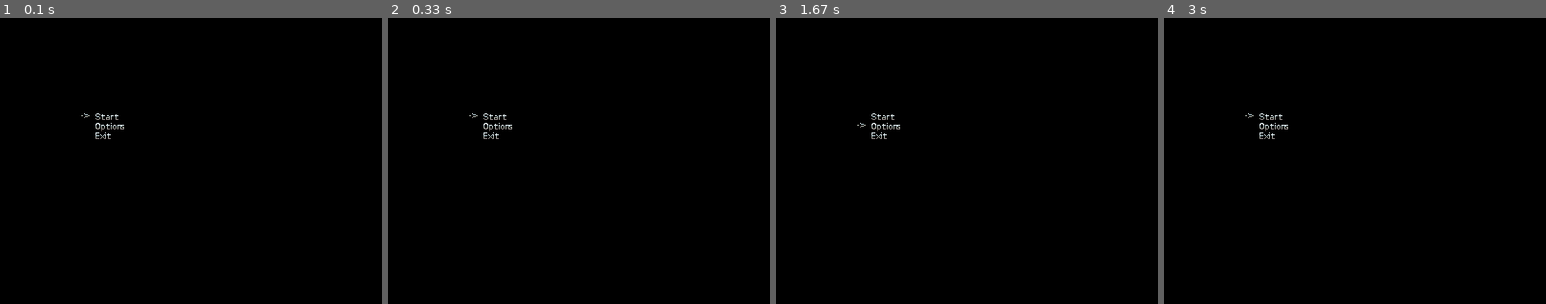
Above: before the commit, frames 1-4 (left to right).
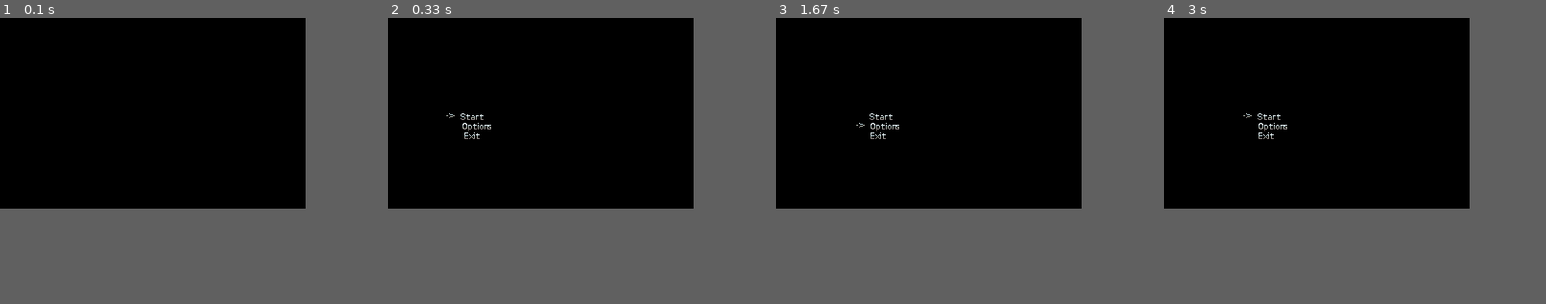
Above: after the commit, the same moments.

Repository: mosterann/pygame-the-game
Game: pygame game, started from src/main.py
The game is run twice, just before and just after one commit, with the same random seed, the same clock (stepped at 60 frames per second) and the same inputs.
Inputs:
- Up to frame 1 (0.1 s): no input
- Up to frame 2 (0.33 s): no input
- Up to frame 3 (1.67 s): hold Right 0.33-0.8 s; hold Up 0.83-1.13 s; hold Right 1.17-1.63 s
- Up to frame 4 (3 s): hold Left 1.67-2.2 s; hold Down 2.23-2.53 s; hold Left 2.57-2.97 s
The pictures show only the part of the screen within x 0-50%, y 0-50%; the shares and areas given below are measured in that part.
In our replay, the window is 800x600 before the commit and 320x200 after it. These sizes can differ from the game's own. Grey fills any space a smaller window leaves; there, only what the larger window draws over its background counts as a difference.

The runs differ from the first frame. In frame 1, 0.2% of the frame differs, in the area x 21-33%, y 33-43%; in frame 2, 0.3%, in the area x 15-33%, y 33-43%; in frame 3, 0.2%; in frame 4, 0.2%.

Commit message:
more work on menu

Diff:
--- a/src/GameEngine.py
+++ b/src/GameEngine.py
@@ -13,8 +13,8 @@
 
     pygame.init()
     running = True
-    screen_height = 600
-    screen_width = 800
+    screen_height = 200
+    screen_width = 320
     background_colour = [0,0,0]
 
     menu = StartMenu()
--- a/src/Menu.py
+++ b/src/Menu.py
@@ -12,6 +12,8 @@
     selectedbutton = 0
     cursor = Cursor("images/arrow.png",100,0,100,100)
     introani = True
+    clock = pygame.time.Clock()
+    offset= 300
 
     def handle_keyevents(self, event):
         if(event.type == pygame.KEYDOWN):
@@ -26,6 +28,17 @@
 
     def update(self):
         # TODO
+        self.clock.tick(30) #Fps limiter
+
+        if self.introani:
+            for button in self.button_list:
+                button.set_x_pos(100 - self.offset)
+                self.offset = self.offset * 0.9
+
+            if self.offset < 1:
+                self.introani = False
+                print ("done")
+
         if self.selectedbutton >= len(self.button_list):
             self.selectedbutton = 0
         elif self.selectedbutton < 0:
--- a/src/StartMenu.py
+++ b/src/StartMenu.py
@@ -13,5 +13,5 @@
                    "images/exit.png"]
 
     def __init__(self):
-        for buttonobj in ButtonList(self.menuentries, 100,100,10,"vert"):
+        for buttonobj in ButtonList(self.menuentries, 0,100,10,"vert"):
             self.add_button(buttonobj)
